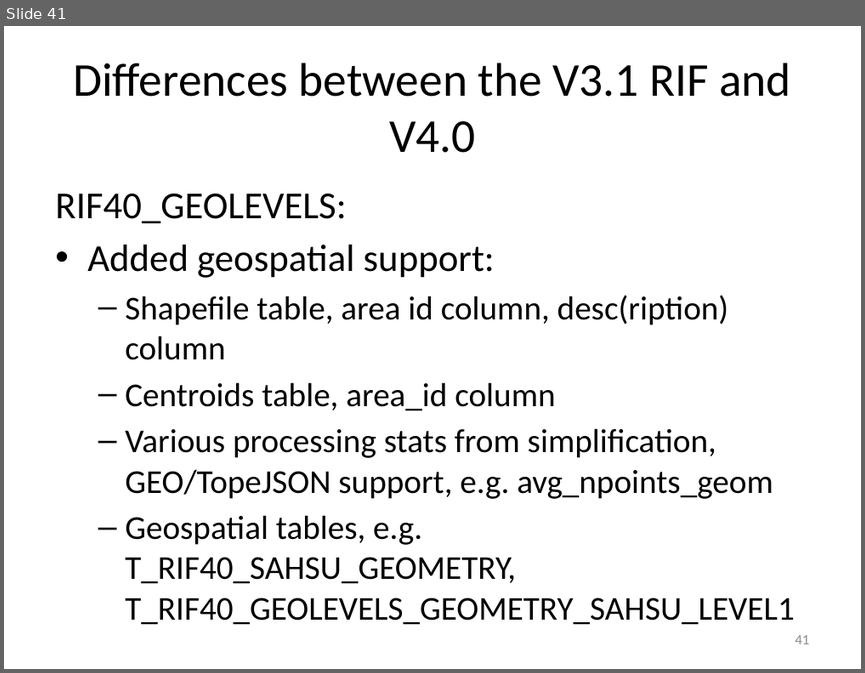
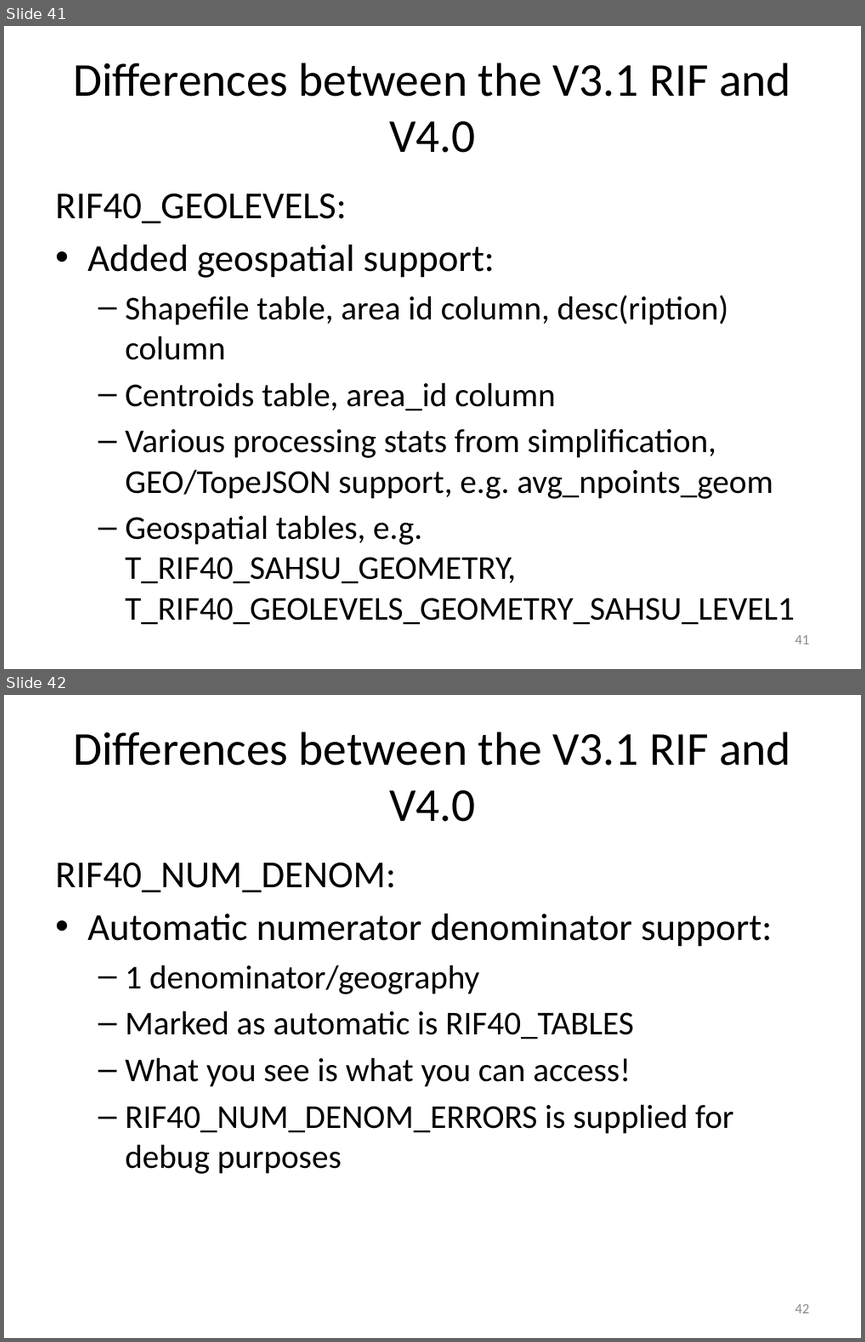
Before and after one commit to smallAreaHealthStatisticsUnit/rapidInquiryFacility, a slide deck: rifDatabase/RIF database.pptx. Shown one above the other, each under a label of ours: slide 41 before the commit, slides 41 and 42 after it. The pictures are 865x673 and 865x1342 pixels, drawn with LibreOffice and Linux fonts; fonts in the diff are those of the drawing. Boxes give left, top, right and bottom in pixels: in the first picture for what was removed or moved away, otherwise in the second. Text is boxed around its words. In the diff, an @@ line names an element or a change of style, - is before the commit and + after.

Commit message:
Added RIF40_NUM_DENOM

```diff
--- a/rifDatabase/RIF database.pptx
+++ b/rifDatabase/RIF database.pptx
@@ slide 42 added at bbox=[4, 695, 861, 1338], background #FFFFFF @@
@@ title added at bbox=[73, 732, 791, 822], 39.6 pt, text #000000 @@
+Differences between the V3.1 RIF and V4.0
@@ text added at bbox=[55, 862, 772, 1174], 28 pt, text #000000 @@
+RIF40_NUM_DENOM:
+• Automatic numerator denominator support:
+  – 1 denominator/geography
+  – Marked as automatic is RIF40_TABLES
+  – What you see is what you can access!
+  – RIF40_NUM_DENOM_ERRORS is supplied for debug purposes
@@ page number added at bbox=[794, 1304, 809, 1313], 12 pt, text #8C8C8C @@
+42
```
Also in this commit, not shown: 1 other file.
